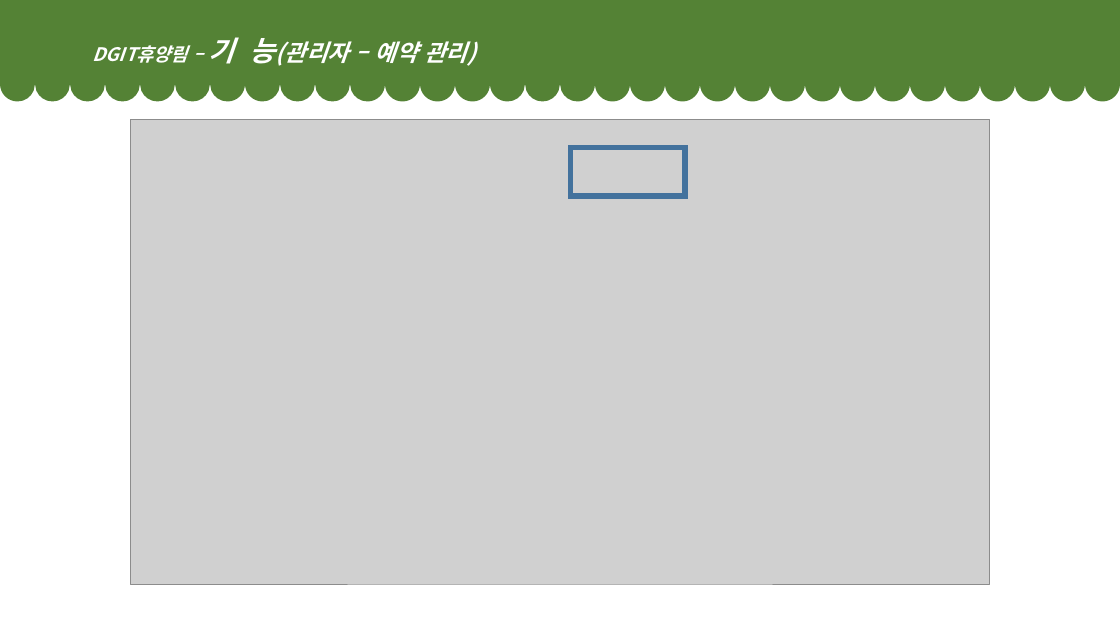
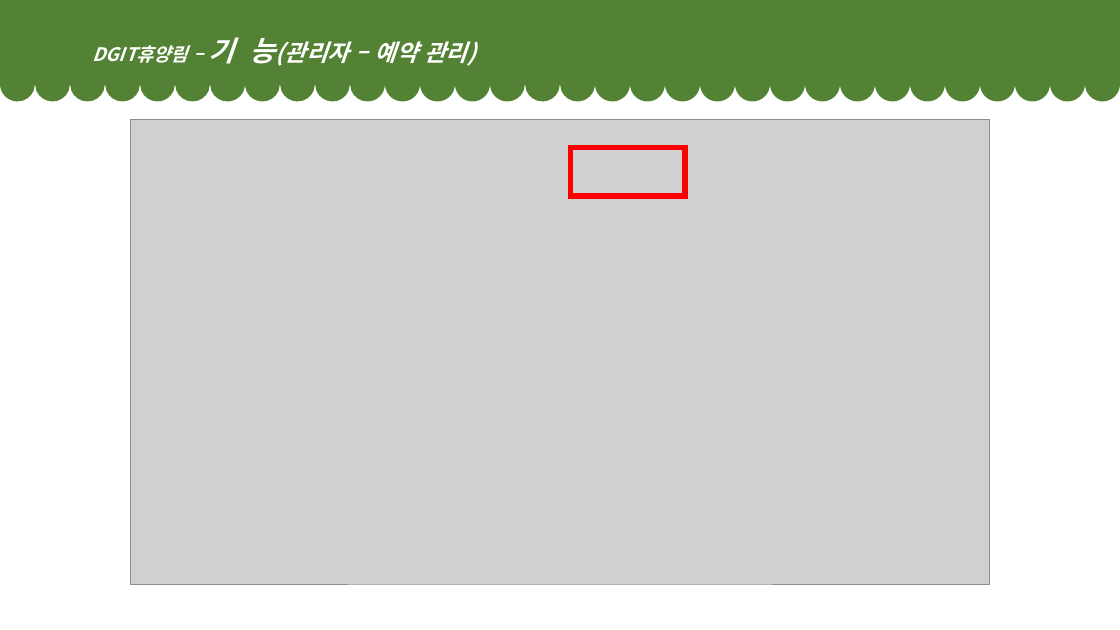
Before and after one commit to dhddldidk/forest, a slide deck: slide 13 of dataFiles/forest.pptx (slide 12 before the commit). Drawn at 1120x630 pixels with LibreOffice and Linux fonts; fonts in the diff are those of the drawing; grey boxes stand for pictures. Boxes give left, top, right and bottom in pixels: in the first picture for what was removed or moved away, otherwise in the second. Text is boxed around its words. In the diff, an @@ line names an element or a change of style, - is before the commit and + after.

```diff
--- a/dataFiles/forest.pptx
+++ b/dataFiles/forest.pptx
@@ rectangle at <box>571,147,685,196</box>: outline #43739E 4.5 pt to #FF0000 4.5 pt @@
```
Also in this commit, not shown: 6 other slides changed, 1 slide added.
